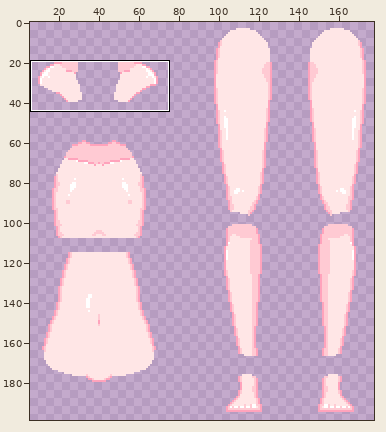
Edited in one commit: sprite sheet (ProjectHKiB_Re/Assets/Images/StandinCG/TorsoAndLegs_Default.png). The picture above shows the old version from afar; the outline marks the close-up.
Close-up. Earlier state:
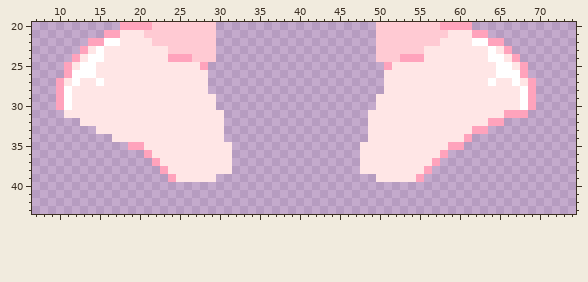
The file is 192x208 pixels. Shown: x 7..74, y 20..43. The wide view leaves out empty margins.
After the commit:
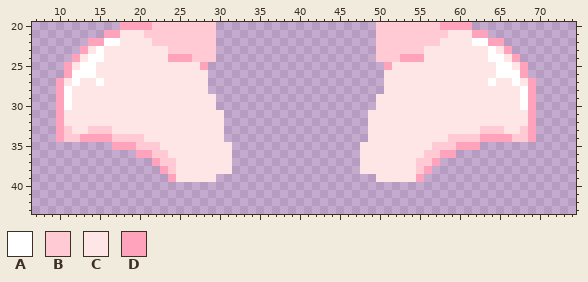
Palette (. is transparent): A #ffffff  B #ffcad3  C #ffe6e6  D #ffa3bc
Changes in this commit:
y 31: x 10 . -> D; x 66..69 DDD. -> CCCD
y 32: x 10..12 ... -> DCC; x 64..69 DD.... -> CCCCCD
y 33: x 10..16 .....CC -> DBCCBBB; x 62..69 DD...... -> CBBBCCBD
y 34: x 10..20 .......CCCC -> DBBDDDDBBBB; x 59..69 CCD........ -> BBBBDDDDBBD
y 35: x 17..18 .. -> DD; x 20..22 DCC -> BBB; x 57..59 CCD -> BBB; x 61..62 .. -> DD
y 36: x 20 . -> D; x 22..23 CC -> BB; x 56..57 CC -> BB; x 59 . -> D
y 37: x 23..24 CC -> BB; x 55..56 CC -> BB
y 38: x 24 C -> B; x 55 C -> B
Boxes around the changes in both close-ups, in picture pixels (x1, y1, x2, y2):
changed: (56, 110, 176, 174)
changed: (416, 110, 536, 174)
